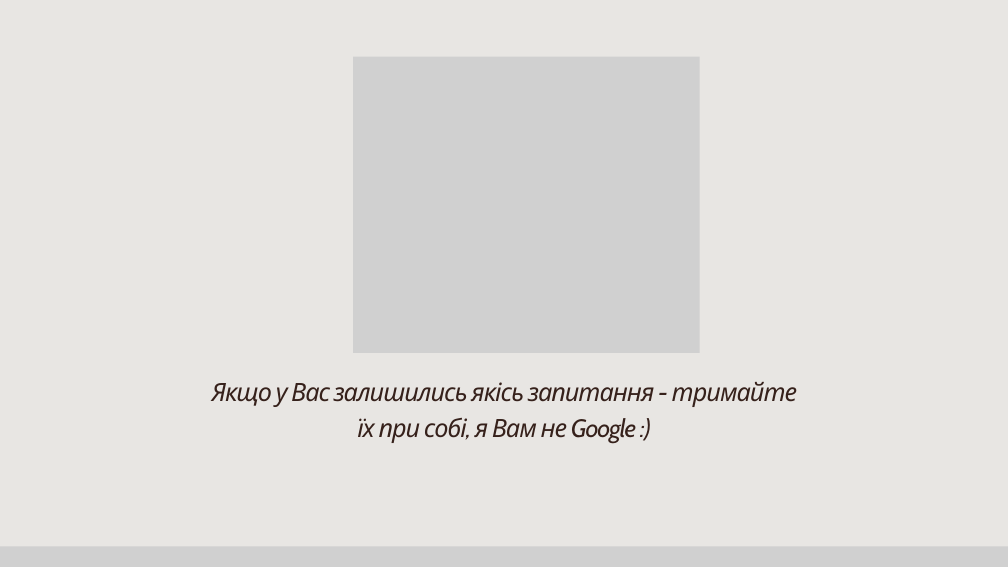
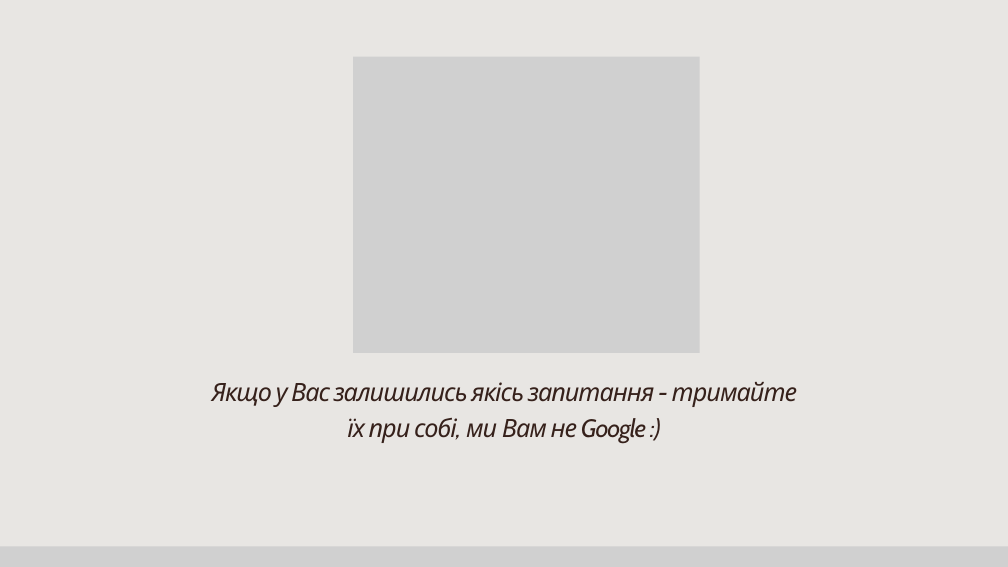
Before and after one commit to anton2654/PantryChef, a slide deck: slide 11 of Documents/PantryChef.pptx (slide 12 before the commit). Drawn at 1008x567 pixels with LibreOffice and Linux fonts; fonts in the diff are those of the drawing; grey boxes stand for pictures. Boxes give left, top, right and bottom in pixels: in the first picture for what was removed or moved away, otherwise in the second. Text is boxed around its words. In the diff, an @@ line names an element or a change of style, - is before the commit and + after.

```diff
--- a/Documents/PantryChef.pptx
+++ b/Documents/PantryChef.pptx
@@ text at <box>212,382,797,443</box>: text changed @@
-Якщо у Вас залишились якісь запитання - тримайте їх при собі, я Вам не Google :)
+Якщо у Вас залишились якісь запитання - тримайте їх при собі, ми Вам не Google :)
```
Also in this commit, not shown: 2 other slides changed, 2 slides removed.
